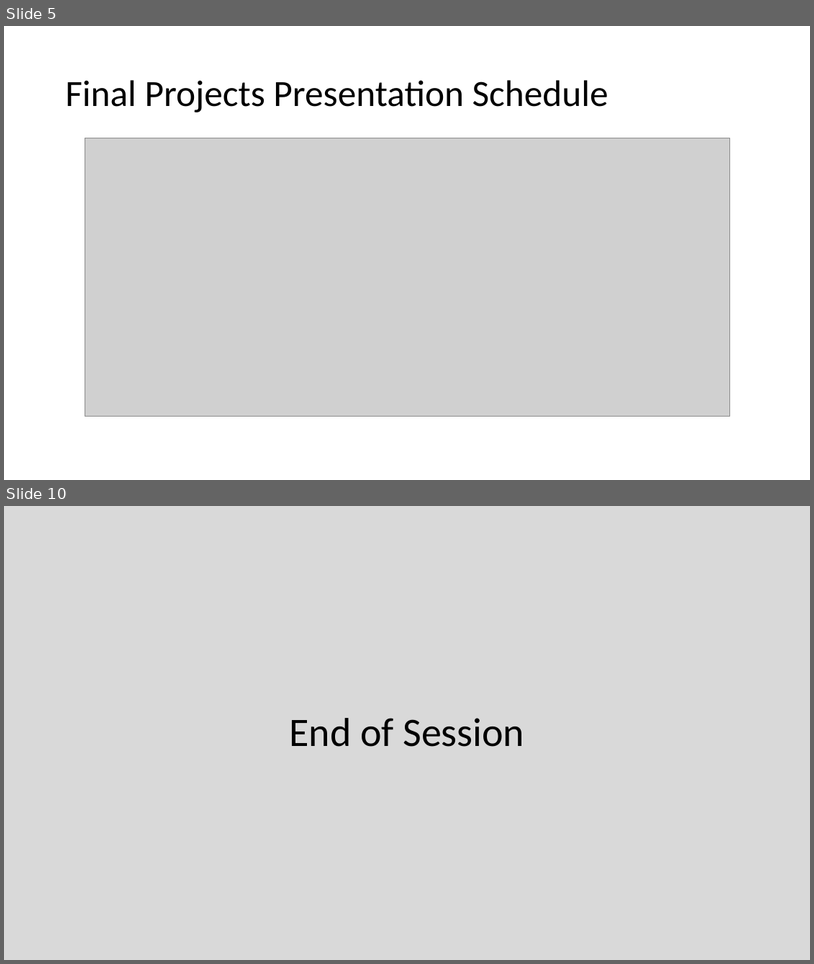
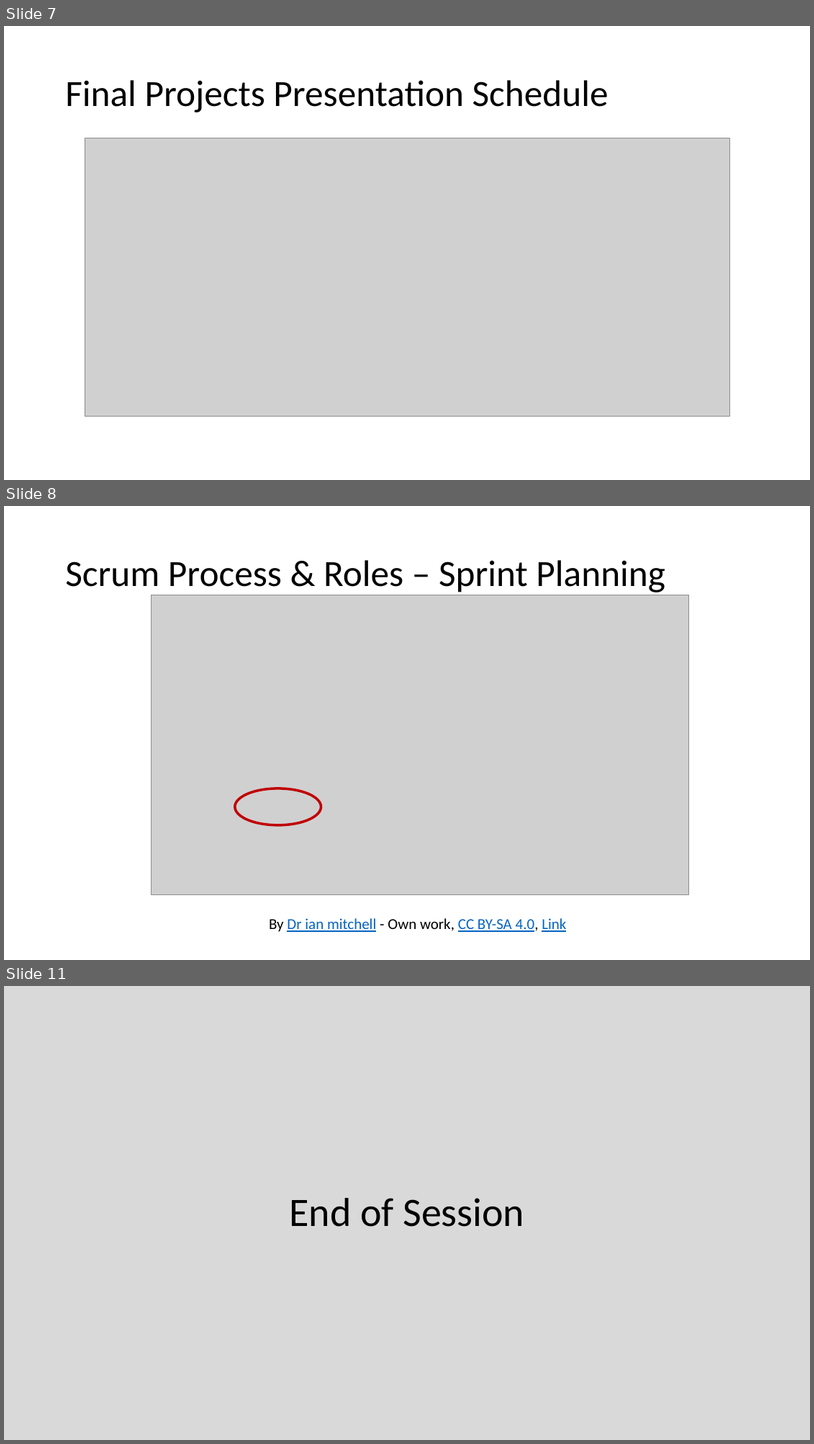
Before and after one commit to EricJPogue/CPSC-24500, a slide deck: lecture-slides/2019-12-02-oop.pptx. Shown one above the other, each under a label of ours: slides 5 and 10 before the commit, slides 7, 8 and 11 after it; the slides between them are not shown. The pictures are 814x964 and 814x1444 pixels, drawn with LibreOffice and Linux fonts; fonts in the diff are those of the drawing; grey boxes stand for pictures. Boxes give left, top, right and bottom in pixels: in the first picture for what was removed or moved away, otherwise in the second. Text is boxed around its words. In the diff, an @@ line names an element or a change of style, - is before the commit and + after.

```diff
--- a/lecture-slides/2019-12-02-oop.pptx
+++ b/lecture-slides/2019-12-02-oop.pptx
@@ slide 8 added at box(4, 506, 810, 960), background #FFFFFF @@
@@ title added at box(65, 560, 666, 592), 44 pt, text #000000 @@
+Scrum Process & Roles – Sprint Planning
@@ picture added at box(151, 595, 689, 895) @@
@@ ellipse added at box(235, 788, 322, 826), outline #C00000 3 pt @@
@@ text added at box(269, 918, 566, 932), 18 pt, text #0563C1, underline @@
+By Dr ian mitchell - Own work, CC BY-SA 4.0, Link
@@ what was slide 5 is now slide 7 @@
@@ what was slide 10 is now slide 11 @@
```
Also in this commit, not shown: 5 slides changed, 2 other slides added, 2 slides removed.
